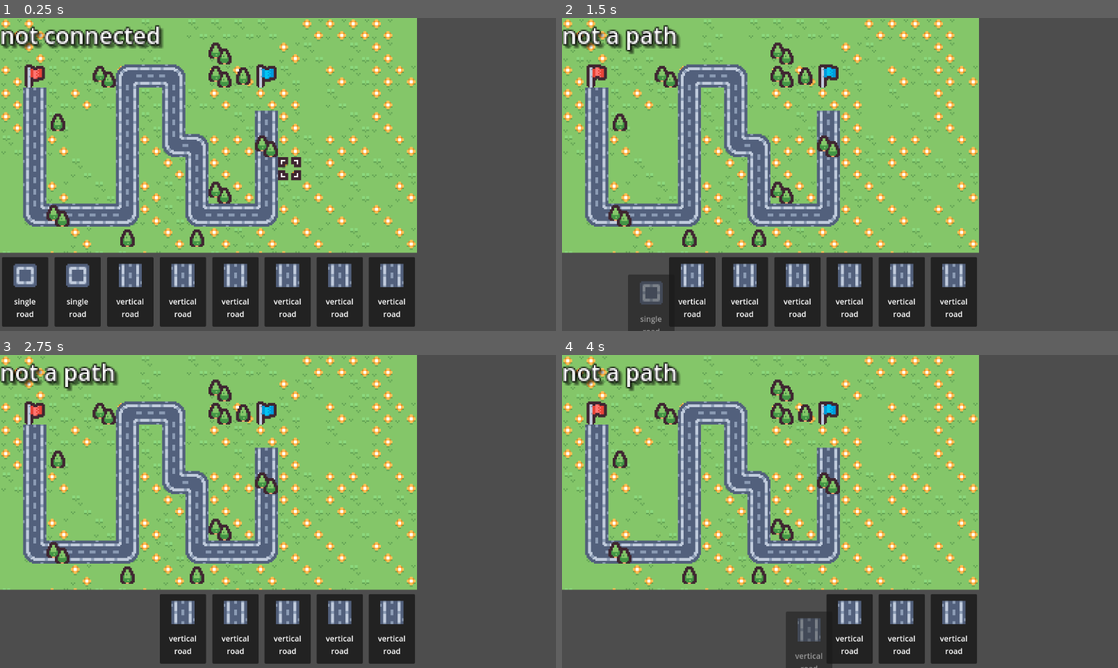
Above: before the commit, frames 1-4 (two rows, left to right).
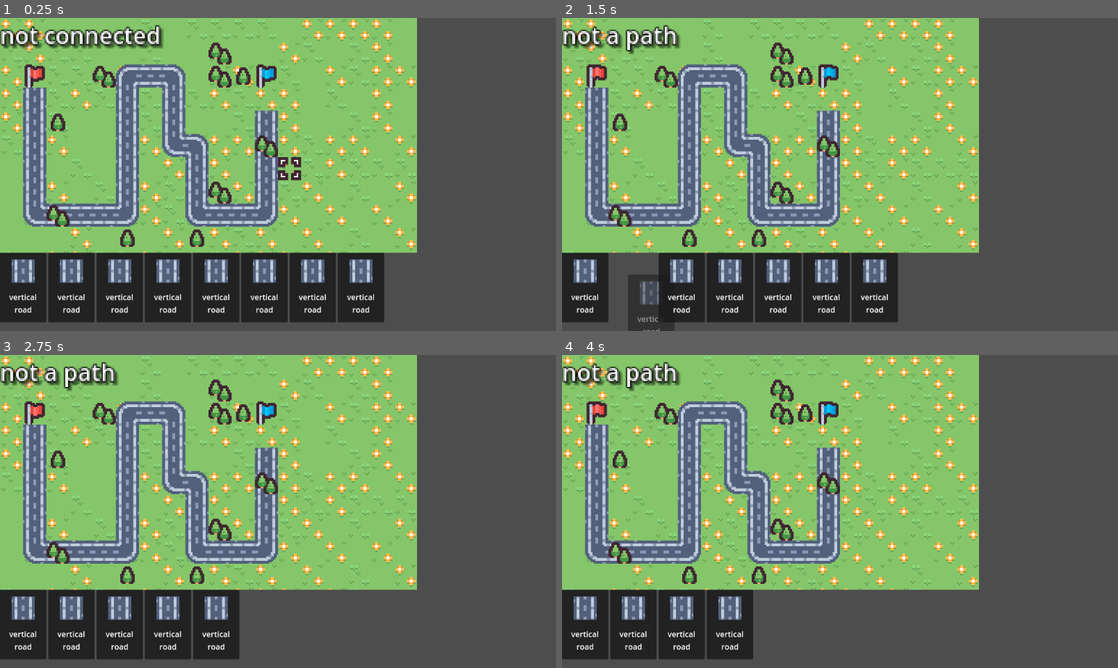
Above: after the commit, the same moments.

Repository: nuzcraft/trails-roads-rails
Game: Godot game, scene res://scenes/main.tscn
Same seed, same stepped clock (60 frames per second), same inputs: the game is played once before the commit and once after it.
Inputs (mouse positions are in pixels of both pictures, inside the frame that each line leads up to):
- Up to frame 1 (0.25 s): no input
- Up to frame 2 (1.5 s): tap Enter at 0.5 s; move the mouse to (589, 293) at 0.52 s; click (589, 293) at 0.67 s; tap Space at 1.25 s; move the mouse to (639, 293) at 1.27 s; click (639, 293) at 1.42 s
- Up to frame 3 (2.75 s): tap Enter at 2 s; move the mouse to (127, 630) at 2.02 s; click (127, 630) at 2.17 s
- Up to frame 4 (4 s): tap Space at 2.75 s; move the mouse to (745, 630) at 2.77 s; click (745, 630) at 2.92 s; tap Enter at 3.5 s; move the mouse to (795, 630) at 3.52 s; click (795, 630) at 3.67 s

The runs differ from the first frame. In frame 1, 9.4% of the frame differs, in the area x 0-75%, y 75-99%; in frame 2, 10%; in frame 3, 14%; in frame 4, 14%.

Commit message:
abstracted some stuff around cards

Diff:
--- a/scenes/card/card.gd
+++ b/scenes/card/card.gd
@@ -2,6 +2,8 @@
 class_name Card
 
 signal card_dropped(card, atlas_position)
+signal card_picked_up(card)
+signal card_returned_to_hand(card)
 
 @export var card_name: String = "single road"
 @export var connection_array: Array[String] = ["N", "S", "E", "W"]
@@ -52,9 +54,16 @@
 	match state:
 		STATE.STATIC:
 			var tween = get_tree().create_tween()
+			tween.finished.connect(on_static_tween_finished)
 			tween.set_ease(Tween.EASE_IN_OUT)
 			tween.tween_property(self, "position", return_pos, 0.2)
 			#tween.parallel().tween_property(self, "global_position", return_global_pos, 0.2)
 			current_state = state
+		STATE.FOLLOWING:
+			card_picked_up.emit(self)
+			current_state = state
 		_:
 			current_state = state
+
+func on_static_tween_finished():
+	card_returned_to_hand.emit(self)
--- a/scenes/main.gd
+++ b/scenes/main.gd
@@ -4,18 +4,26 @@
 @onready var tile_map_layer_base: TileMapLayer = $Control/SubViewportContainer/SubViewport/TileMapLayerBase
 @onready var tile_map_layer_path: TileMapLayer = $Control/SubViewportContainer/SubViewport/TileMapLayerPath
 @onready var label: Label = $Control/SubViewportContainer/SubViewport2/Label
+@onready var hand_container: GridContainer = $Control/HandContainer
+
+# card types
+const VERT_ROAD_CARD = preload("res://scenes/card/road/vert_road_card.tscn")
 
 var astar: AStar2D
+var all_cards: Array[Card]
+var hand_cards: Array[Card]
+var deck_cards: Array[Card]
+var cards_in_play: Dictionary # [Vector2, Card]
 var source := Vector2(1, 2)
 var target := Vector2(11, 2)
 
 # Called when the node enters the scene tree for the first time.
 func _ready() -> void:
 	sub_viewport_container.stretch_shrink = 3
-	$Control/HandContainer/CardContainer/Card.card_dropped.connect(on_card_dropped)
-	$Control/HandContainer/CardContainer2/Card2.card_dropped.connect(on_card_dropped)
-	$Control/HandContainer/CardContainer3/VertRoadCard.card_dropped.connect(on_card_dropped)
-	$Control/HandContainer/CardContainer4/VertRoadCard2.card_dropped.connect(on_card_dropped)
+
+	for i in 8:
+		var crd = VERT_ROAD_CARD.instantiate()
+		add_card_to_hand(crd)
 
 	label.text = "not connected"
 	astar = initialize_astar()
@@ -34,6 +42,13 @@
 		label.text = "you win"
 	else:
 		label.text = "not a path"
+
+func on_card_picked_up(card: Card) -> void:
+	#card.reparent(self)
+	pass
+
+func on_card_returned_to_hand(card: Card) -> void:
+	hand_container.queue_sort()
 
 func initialize_astar() -> AStar2D:
 	var astar: AStar2D = AStar2D.new()
@@ -64,3 +79,10 @@
 	var src_id = astar.get_closest_point(src)
 	var trgt_id = astar.get_closest_point(trgt)
 	return astar.get_point_path(src_id, trgt_id)
+
+func add_card_to_hand(card: Card) -> void:
+	hand_container.add_child(card)
+	card.card_dropped.connect(on_card_dropped)
+	card.card_picked_up.connect(on_card_picked_up)
+	card.card_returned_to_hand.connect(on_card_returned_to_hand)
+	hand_container.queue_sort()
--- a/scenes/main.tscn
+++ b/scenes/main.tscn
@@ -1,10 +1,8 @@
-[gd_scene load_steps=7 format=4 uid="uid://c7gdxxf0oydxh"]
+[gd_scene load_steps=5 format=4 uid="uid://c7gdxxf0oydxh"]
 
 [ext_resource type="TileSet" uid="uid://csb8dcao3si8j" path="res://resources/tiny-battle-tileset.tres" id="1_ow657"]
 [ext_resource type="Script" path="res://scenes/main.gd" id="1_ukryv"]
 [ext_resource type="PackedScene" uid="uid://7sblqvhw6rhk" path="res://scenes/grid_cursor.tscn" id="2_7h2p8"]
-[ext_resource type="PackedScene" uid="uid://cxvwx7q4ct2qd" path="res://scenes/card/card.tscn" id="2_ur03e"]
-[ext_resource type="PackedScene" uid="uid://dqnmna5yxls28" path="res://scenes/card/road/vert_road_card.tscn" id="5_cmo2r"]
 
 [sub_resource type="LabelSettings" id="LabelSettings_1bfa1"]
 outline_size = 3
@@ -52,11 +50,13 @@
 tile_set = ExtResource("1_ow657")
 
 [node name="GridCursor" parent="Control/SubViewportContainer/SubViewport" instance=ExtResource("2_7h2p8")]
-position = Vector2(1160, 40)
+position = Vector2(744, 312)
 
 [node name="SubViewport2" type="SubViewport" parent="Control/SubViewportContainer"]
 transparent_bg = true
+handle_input_locally = false
 size = Vector2i(864, 486)
+render_target_update_mode = 4
 
 [node name="Label" type="Label" parent="Control/SubViewportContainer/SubViewport2"]
 offset_right = 40.0
@@ -71,67 +71,3 @@
 anchor_right = 0.75
 anchor_bottom = 1.0
 columns = 8
-
-[node name="CardContainer" type="CenterContainer" parent="Control/HandContainer"]
-layout_mode = 2
-size_flags_horizontal = 3
-size_flags_vertical = 3
-
-[node name="Card" parent="Control/HandContainer/CardContainer" instance=ExtResource("2_ur03e")]
-layout_mode = 2
-
-[node name="CardContainer2" type="CenterContainer" parent="Control/HandContainer"]
-layout_mode = 2
-size_flags_horizontal = 3
-size_flags_vertical = 3
-
-[node name="Card2" parent="Control/HandContainer/CardContainer2" instance=ExtResource("2_ur03e")]
-layout_mode = 2
-
-[node name="CardContainer3" type="CenterContainer" parent="Control/HandContainer"]
-layout_mode = 2
-size_flags_horizontal = 3
-size_flags_vertical = 3
-
-[node name="VertRoadCard" parent="Control/HandContainer/CardContainer3" instance=ExtResource("5_cmo2r")]
-layout_mode = 2
-
-[node name="CardContainer4" type="CenterContainer" parent="Control/HandContainer"]
-layout_mode = 2
-size_flags_horizontal = 3
-size_flags_vertical = 3
-
-[node name="VertRoadCard2" parent="Control/HandContainer/CardContainer4" instance=ExtResource("5_cmo2r")]
-layout_mode = 2
-
-[node name="CardContainer5" type="CenterContainer" parent="Control/HandContainer"]
-layout_mode = 2
-size_flags_horizontal = 3
-size_flags_vertical = 3
-
-[node name="VertRoadCard3" parent="Control/HandContainer/CardContainer5" instance=ExtResource("5_cmo2r")]
-layout_mode = 2
-
-[node name="CardContainer6" type="CenterContainer" parent="Control/HandContainer"]
-layout_mode = 2
-size_flags_horizontal = 3
-size_flags_vertical = 3
-
-[node name="VertRoadCard4" parent="Control/HandContainer/CardContainer6" instance=ExtResource("5_cmo2r")]
-layout_mode = 2
-
-[node name="CardContainer7" type="CenterContainer" parent="Control/HandContainer"]
-layout_mode = 2
-size_flags_horizontal = 3
-size_flags_vertical = 3
-
-[node name="VertRoadCard5" parent="Control/HandContainer/CardContainer7" instance=ExtResource("5_cmo2r")]
-layout_mode = 2
-
-[node name="CardContainer8" type="CenterContainer" parent="Control/HandContainer"]
-layout_mode = 2
-size_flags_horizontal = 3
-size_flags_vertical = 3
-
-[node name="VertRoadCard6" parent="Control/HandContainer/CardContainer8" instance=ExtResource("5_cmo2r")]
-layout_mode = 2
